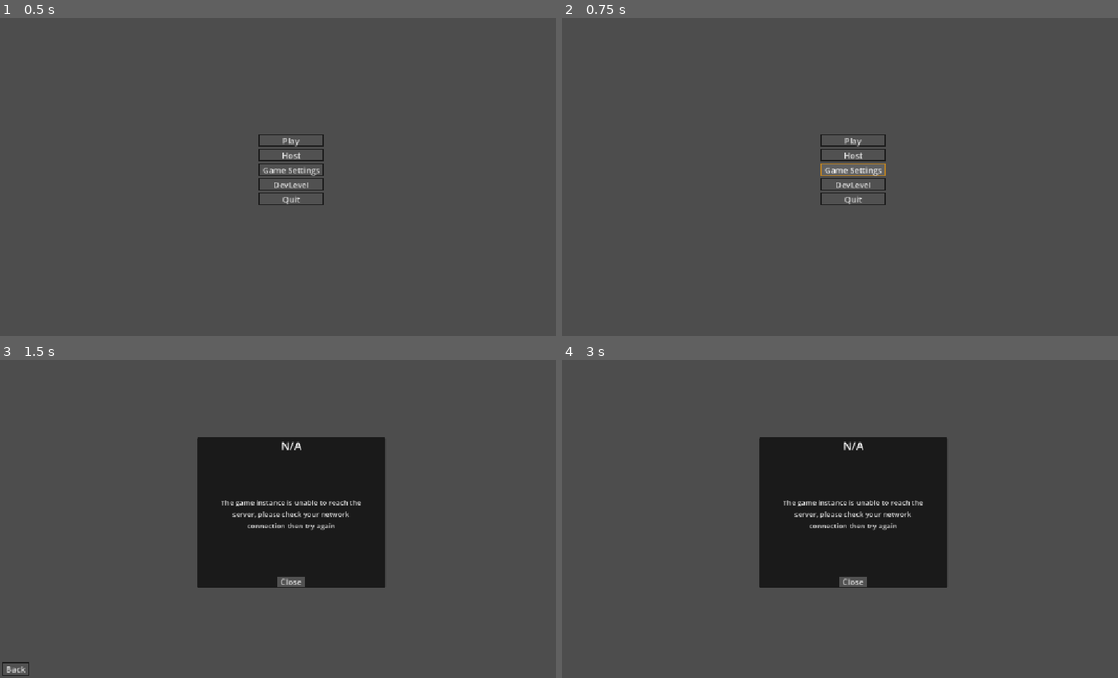
Above: before the commit, frames 1-4 (two rows, left to right).
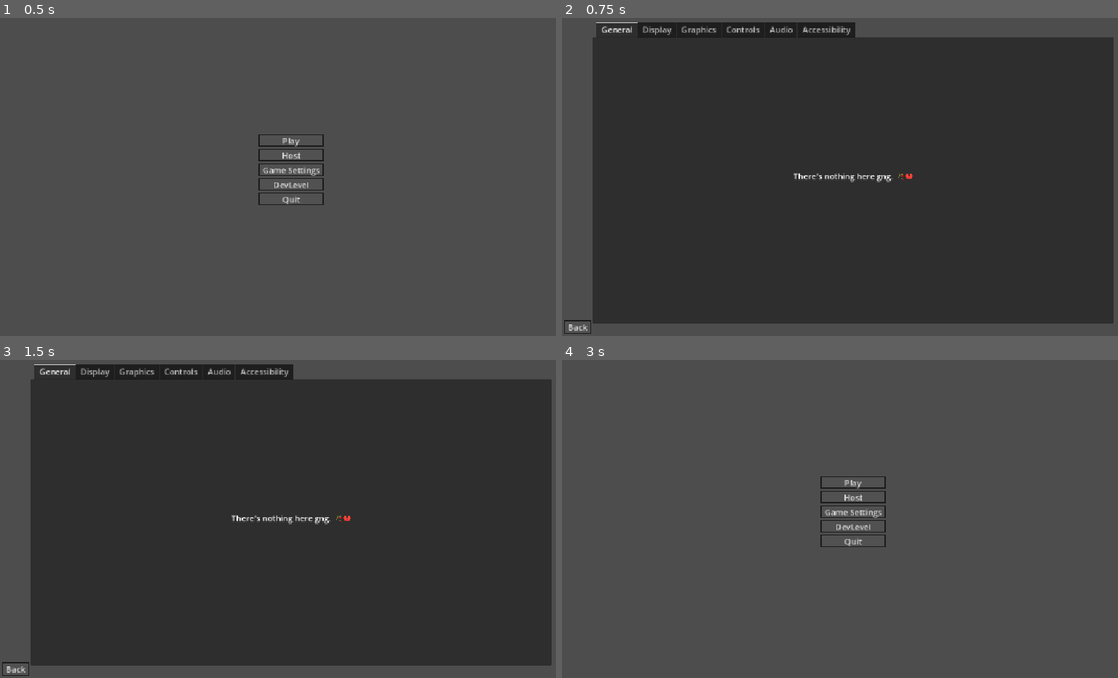
Above: after the commit, the same moments.

Repository: yeet230/multiplayer-base
Game: Godot game, scene res://Scenes/3D/Levels/Game.tscn
Same seed, same stepped clock (60 frames per second), same inputs: the game is played once before the commit and once after it.
Inputs (mouse positions are in pixels of both pictures, inside the frame that each line leads up to):
- Up to frame 1 (0.5 s): no input
- Up to frame 2 (0.75 s): click "Game Settings" at 0.5 s
- Up to frame 3 (1.5 s): click (289, 484) at 1.25 s, where only the run before the commit has a clickable "Play"
- Up to frame 4 (3 s): click (851, 550) at 2 s, where only the run before the commit has a clickable "Join Server"; click "Back" at 2.75 s

Frame 1 is identical in both runs. In frame 2, 86% of the frame differs, in the area x 0-100%, y 1-100%; in frame 3, 71%; in frame 4, 15%.

Commit message:
Wire settings menu and enhance player HUD
Connect settings navigation, add health values to the player HUD, and update command dispatch with server forwarding and teleport support.

Diff:
--- a/Scenes/2D/Menu's/MainMenu.tscn
+++ b/Scenes/2D/Menu's/MainMenu.tscn
@@ -3,8 +3,8 @@
 [ext_resource type="Theme" uid="uid://clmane4tnahtp" path="res://Resources/Menu's/MainMenu.tres" id="1_0nft5"]
 [ext_resource type="Script" uid="uid://yv2w3la70h3r" path="res://Scripts/Menu's/MainMenu.gd" id="1_i26rj"]
 [ext_resource type="PackedScene" uid="uid://bwdt4nq8pr5ke" path="res://Scenes/2D/Menu's/ClientMenu.tscn" id="2_eiy7p"]
+[ext_resource type="PackedScene" uid="uid://gotmx7hx0o7l" path="res://Scenes/2D/Menu's/SettingsMenu.tscn" id="4_favh5"]
 [ext_resource type="PackedScene" uid="uid://d0okxry2sj1hu" path="res://Scenes/2D/Menu's/HostMenuSetup.tscn" id="4_neomk"]
-[ext_resource type="PackedScene" uid="uid://rnt3man7mim7" path="res://SystemMessage.tscn" id="5_favh5"]
 
 [node name="MainMenu" type="Control" unique_id=2020584402]
 layout_mode = 3
@@ -28,11 +28,6 @@
 theme = ExtResource("1_0nft5")
 script = ExtResource("1_i26rj")
 metadata/_custom_type_script = "uid://yv2w3la70h3r"
-
-[node name="ClientMenu" parent="MenuItems/MenuHandler" unique_id=484369215 instance=ExtResource("2_eiy7p")]
-unique_name_in_owner = true
-visible = false
-layout_mode = 1
 
 [node name="MainMenu" type="Control" parent="MenuItems/MenuHandler" unique_id=1422905097]
 unique_name_in_owner = true
@@ -79,23 +74,32 @@
 text = "Quit
 "
 
-[node name="HostMenu" parent="MenuItems/MenuHandler" unique_id=2097086261 instance=ExtResource("4_neomk")]
+[node name="ClientMenu" parent="MenuItems/MenuHandler" unique_id=484369215 node_paths=PackedStringArray("menuController") instance=ExtResource("2_eiy7p")]
 unique_name_in_owner = true
 visible = false
 layout_mode = 1
+menuController = NodePath("..")
+
+[node name="SettingsMenu" parent="MenuItems/MenuHandler" unique_id=1359968138 node_paths=PackedStringArray("menuController") instance=ExtResource("4_favh5")]
+visible = false
+layout_mode = 1
+menuController = NodePath("..")
+
+[node name="HostMenu" parent="MenuItems/MenuHandler" unique_id=2097086261 node_paths=PackedStringArray("menuController") instance=ExtResource("4_neomk")]
+unique_name_in_owner = true
+visible = false
+layout_mode = 1
+menuController = NodePath("..")
 
 [node name="Back" type="Button" parent="MenuItems/MenuHandler" unique_id=1347148991]
+visible = false
 layout_mode = 1
 anchors_preset = 2
 anchor_top = 1.0
 anchor_bottom = 1.0
 offset_left = 4.0
 offset_top = -31.0
-offset_right = 53.0
+offset_right = 57.0
 offset_bottom = -4.0
 grow_vertical = 0
 text = "Back"
-
-[node name="SystemMessage" parent="MenuItems/MenuHandler" unique_id=2107457494 instance=ExtResource("5_favh5")]
-visible = false
-layout_mode = 1
--- a/Scenes/2D/Menu's/SettingsMenu.tscn
+++ b/Scenes/2D/Menu's/SettingsMenu.tscn
@@ -1,4 +1,6 @@
 [gd_scene format=3 uid="uid://gotmx7hx0o7l"]
+
+[ext_resource type="Script" uid="uid://ck1gnhbqrbtop" path="res://Scripts/Menu's/settingsMenu.gd" id="1_b488y"]
 
 [node name="Settings" type="Control" unique_id=1359968138]
 layout_mode = 3
@@ -7,22 +9,28 @@
 anchor_bottom = 1.0
 grow_horizontal = 2
 grow_vertical = 2
+script = ExtResource("1_b488y")
 
 [node name="TabContainer" type="TabContainer" parent="." unique_id=608616011]
 layout_mode = 1
-anchors_preset = 15
-anchor_right = 1.0
-anchor_bottom = 1.0
+anchors_preset = 8
+anchor_left = 0.5
+anchor_top = 0.5
+anchor_right = 0.5
+anchor_bottom = 0.5
+offset_left = -516.0
+offset_top = -298.5
+offset_right = 516.0
+offset_bottom = 298.5
 grow_horizontal = 2
 grow_vertical = 2
-current_tab = 5
+current_tab = 0
 
-[node name="General" type="Label" parent="TabContainer" unique_id=745793051]
-visible = false
+[node name="General" type="Label" parent="TabContainer" unique_id=1432188658]
 layout_mode = 2
 metadata/_tab_index = 0
 
-[node name="VBoxContainer" type="VBoxContainer" parent="TabContainer/General" unique_id=1868706879]
+[node name="VBoxContainer" type="VBoxContainer" parent="TabContainer/General" unique_id=362080684]
 layout_mode = 1
 anchors_preset = 8
 anchor_left = 0.5
@@ -36,61 +44,62 @@
 grow_horizontal = 2
 grow_vertical = 2
 
-[node name="Label" type="Label" parent="TabContainer/General/VBoxContainer" unique_id=526774392]
+[node name="Label" type="Label" parent="TabContainer/General/VBoxContainer" unique_id=1538477653]
 layout_mode = 2
 text = "There's nothing here gng.  🥀💔"
 
-[node name="Display" type="Label" parent="TabContainer" unique_id=173765208]
+[node name="Display" type="Label" parent="TabContainer" unique_id=247805252]
 visible = false
 layout_mode = 2
 metadata/_tab_index = 1
 
-[node name="Label" type="Label" parent="TabContainer/Display" unique_id=2058904916]
+[node name="Label" type="Label" parent="TabContainer/Display" unique_id=127131939]
 layout_mode = 0
 text = "There's nothing here gng.  🥀💔"
 
-[node name="Graphics" type="Label" parent="TabContainer" unique_id=2109769636]
+[node name="Graphics" type="Label" parent="TabContainer" unique_id=924554517]
 visible = false
 layout_mode = 2
 metadata/_tab_index = 2
 
-[node name="Label" type="Label" parent="TabContainer/Graphics" unique_id=1284164487]
+[node name="Label" type="Label" parent="TabContainer/Graphics" unique_id=815217044]
 layout_mode = 0
 text = "There's nothing here gng.  🥀💔"
 
-[node name="Controls" type="Label" parent="TabContainer" unique_id=1202520433]
+[node name="Controls" type="Label" parent="TabContainer" unique_id=780943126]
 visible = false
 layout_mode = 2
 metadata/_tab_index = 3
 
-[node name="Label" type="Label" parent="TabContainer/Controls" unique_id=984141866]
+[node name="Label" type="Label" parent="TabContainer/Controls" unique_id=1873790991]
 layout_mode = 0
 text = "There's nothing here gng.  🥀💔"
 
-[node name="Audio" type="Label" parent="TabContainer" unique_id=1764923191]
+[node name="Audio" type="Label" parent="TabContainer" unique_id=1120195700]
 visible = false
 layout_mode = 2
 metadata/_tab_index = 4
 
-[node name="Label" type="Label" parent="TabContainer/Audio" unique_id=2144471931]
+[node name="Label" type="Label" parent="TabContainer/Audio" unique_id=1251363828]
 layout_mode = 0
 text = "There's nothing here gng. how many times you need to be told ✌️😭"
 
-[node name="Accessibility" type="Label" parent="TabContainer" unique_id=2001926436]
+[node name="Accessibility" type="Label" parent="TabContainer" unique_id=73645567]
+visible = false
 layout_mode = 2
 metadata/_tab_index = 5
 
-[node name="VBoxContainer" type="VBoxContainer" parent="TabContainer/Accessibility" unique_id=1648011481]
+[node name="VBoxContainer" type="VBoxContainer" parent="TabContainer/Accessibility" unique_id=1201043101]
 layout_mode = 0
 offset_right = 40.0
 offset_bottom = 40.0
 
-[node name="AussiMode" type="HBoxContainer" parent="TabContainer/Accessibility/VBoxContainer" unique_id=919899638]
+[node name="AussiMode" type="HBoxContainer" parent="TabContainer/Accessibility/VBoxContainer" unique_id=447129497]
 layout_mode = 2
 
-[node name="Label" type="Label" parent="TabContainer/Accessibility/VBoxContainer/AussiMode" unique_id=819834610]
+[node name="Label" type="Label" parent="TabContainer/Accessibility/VBoxContainer/AussiMode" unique_id=2034958216]
 layout_mode = 2
 text = "Aussdie Mode:"
 
-[node name="CheckButton" type="CheckButton" parent="TabContainer/Accessibility/VBoxContainer/AussiMode" unique_id=264249084]
+[node name="CheckButton" type="CheckButton" parent="TabContainer/Accessibility/VBoxContainer/AussiMode" unique_id=2126843344]
 layout_mode = 2
--- a/Scenes/2D/Player/PlayerUi.tscn
+++ b/Scenes/2D/Player/PlayerUi.tscn
@@ -10,8 +10,8 @@
 shader_parameter/stepify = true
 shader_parameter/value = 1.0
 shader_parameter/count = 4
-shader_parameter/margin = Vector2(0.755, 0)
-shader_parameter/shear_angle = -0.04999995487499997
+shader_parameter/margin = Vector2(0.05, 0)
+shader_parameter/shear_angle = 0.0
 shader_parameter/use_value_gradient = false
 shader_parameter/invert = false
 
@@ -26,21 +26,24 @@
 
 [node name="DebugUI" type="CanvasLayer" parent="." unique_id=1013096440]
 
-[node name="HealthBar" type="ColorRect" parent="DebugUI" unique_id=1010039361]
+[node name="Health" type="HBoxContainer" parent="DebugUI" unique_id=1616324996]
+anchors_preset = 2
+anchor_top = 1.0
+anchor_bottom = 1.0
+offset_top = -28.0
+offset_right = 438.0
+grow_vertical = 0
+
+[node name="HealthBar" type="ColorRect" parent="DebugUI/Health" unique_id=1010039361]
 material = SubResource("ShaderMaterial_n6exp")
-anchors_preset = 7
-anchor_left = 0.5
-anchor_top = 1.0
-anchor_right = 0.5
-anchor_bottom = 1.0
-offset_left = -243.5
-offset_top = -30.0
-offset_right = 243.5
-offset_bottom = -3.0
-grow_horizontal = 2
-grow_vertical = 0
+custom_minimum_size = Vector2(300, 22)
+layout_mode = 2
 size_flags_horizontal = 4
-size_flags_vertical = 8
+size_flags_vertical = 4
+
+[node name="HealthBarText" type="Label" parent="DebugUI/Health" unique_id=711724861]
+layout_mode = 2
+text = "Health: cur/max"
 
 [node name="LeftVBoxContainer" type="VBoxContainer" parent="DebugUI" unique_id=922441176]
 offset_right = 40.0
@@ -69,6 +72,7 @@
 layout_mode = 2
 
 [node name="PlayerCommandUI" parent="DebugUI" unique_id=412367365 instance=ExtResource("2_12qdn")]
+visible = false
 
 [node name="CanvasLayer" type="CanvasLayer" parent="." unique_id=2082961794]
 
--- a/Scripts/Actors/Player/Handler's/PlayerHealthManager.gd
+++ b/Scripts/Actors/Player/Handler's/PlayerHealthManager.gd
@@ -10,6 +10,10 @@
 	if !is_multiplayer_authority(): return
 	curHealth = maxHealth
 
+func setup() -> void:
+	localPlayer.ui.update_healthbar(curHealth, maxHealth)
+
+
 ##Please do not remove this 🥺🥺
 func update_health(newHealth : float) -> void:
 	curHealth = newHealth
--- a/Scripts/Actors/Player/Handler's/PlayerUICommandHandler.gd
+++ b/Scripts/Actors/Player/Handler's/PlayerUICommandHandler.gd
@@ -27,11 +27,13 @@
 func _on_console_input_text_submitted(userCommand: String) -> void:
 	consoleInput.clear()
 	consoleInput.grab_focus()
-	previousInputs.push_front(userCommand)
-	index = -1
+
 
 	if userCommand.strip_edges() == "":
 		return
+
+	previousInputs.push_front(userCommand)
+	index = -1
 
 	log_text("> " + userCommand, Color.YELLOW)
 
@@ -47,10 +49,12 @@
 			log_text("Incorrect number of arguments for the command: " + command, Color.RED)
 			return
 		else:
-			Global.commandHandler.call_command(command, [""])
+			Global.commandHandler.call_command(command)
+
 	else:
 		var args : PackedStringArray = parts.slice(1)
-		Global.commandHandler.call_command(command, args)
+		Global.commandHandler.call_command_with_args(command, [""])
+
 
 func cycle_up_command() -> void:
 	if previousInputs.is_empty(): return
--- a/Scripts/Actors/Player/PlayerController.gd
+++ b/Scripts/Actors/Player/PlayerController.gd
@@ -1,6 +1,6 @@
 class_name Player extends CharacterBase
 
-var ui: PlayerUi
+@onready var ui: PlayerUi
 
 @onready var inputHandler: PlayerInputHandler = $InputHandler
 @onready var movementController: PlayerMovementController = $PlayerMovementController
@@ -13,6 +13,8 @@
 	if !is_multiplayer_authority(): return
 	Global.clientPlayer = self
 	_instantiate_UI()
+
+	playerHealthManager.setup()
 
 	weaponManager._equip_new_weapon(Enum.WEAPON_ID.AK_47)
 
--- a/Scripts/Actors/Player/PlayerUi.gd
+++ b/Scripts/Actors/Player/PlayerUi.gd
@@ -6,7 +6,8 @@
 @onready var idLabel: Label = $DebugUI/LeftVBoxContainer/Id
 @onready var ammoLabel: Label = $DebugUI/RightVBoxContainer/Ammo
 
-@onready var healthBar: ColorRect = $DebugUI/HealthBar
+@onready var healthBar: ColorRect = $DebugUI/Health/HealthBar
+@onready var healthBarLabel: Label = $DebugUI/Health/HealthBarText
 
 func tick() -> void:
 	update_hud()
@@ -18,9 +19,13 @@
 func update_ammo() -> void:
 	ammoLabel.text = str(localPlayer.weaponManager.loadedCount)
 
-func update_healthbar(newHealth : float, maxHealth) -> void:
+func update_healthbar(newHealth : float, maxHealth : int) -> void:
 	var healthPercentage: float = (newHealth / maxHealth)
+	var healthBarText: String = str(int(newHealth), "/", maxHealth)
+
 	healthBar.material.set_shader_parameter("value", healthPercentage)
+	healthBarLabel.text = healthBarText
+
 
 func hit_confirm() -> void:
 	pass
--- a/Scripts/Custom Nodes/CommandSystem.gd
+++ b/Scripts/Custom Nodes/CommandSystem.gd
@@ -45,11 +45,17 @@
 	return result
 
 
-func call_command(command : String, args : PackedStringArray) -> void:
-	if does_command_have_args(command):
-		clientCommands[command].call(args)
-	else:
-		clientCommands[command].call()
+func call_command(command : String) -> void:
+	clientCommands[command].call()
+
+	if serverCommands.has(command):
+		serverCommands[command].rpc_id(1)
+
+func call_command_with_args(command : String, args : PackedStringArray) -> void:
+	clientCommands[command].call(args)
+
+	if serverCommands.has(command):
+		serverCommands[command].rpc_id(1, args)
 
 
 #region Commands
@@ -64,21 +70,19 @@
 			log_text("- " + cmd, Color.CYAN)
 #
 #
-func _command_player_teleport(_args : PackedStringArray) -> void:
-	pass
+func _command_player_teleport(args : PackedStringArray) -> void:
+	if args.size() != 3:
+		log_text("Expected 3 float arguments for the command", Color.RED)
+		return
 
-	#if args.size() != 3:
-		#log_text("Expected 3 integer arguments for the command: tp", Color.RED)
-		#return
-	#
-	#var new_pos : Vector3 = Vector3(float(args[0]), float(args[1]), float(args[2]))
-	#
-	#for i in 3:
-		#if args[i].contains("+") or args[i].contains("-"):
-			#new_pos[i] = player.global_position[i] + float(args[i])
-	#
-	#player.global_position = new_pos
-	#log_text("Successfully teleported the player to: " + str(new_pos), Color.CYAN)
+	var new_pos : Vector3 = Vector3(float(args[0]), float(args[1]), float(args[2]))
+
+	for i in 3:
+		if args[i].contains("+") or args[i].contains("-"):
+			new_pos[i] = Global.clientPlayer.global_position[i] + float(args[i])
+
+	Global.clientPlayer.global_position = new_pos
+	log_text("Successfully teleported the player to: " + str(new_pos), Color.CYAN)
 
 
 func _command_player_freecam() -> void:
--- a/Scripts/Menu's/ClientMenu.gd
+++ b/Scripts/Menu's/ClientMenu.gd
@@ -1,4 +1,6 @@
 extends Control
+
+@export var menuController: MainMenu
 
 @onready var ipInput: LineEdit = $MainVboxContainer/VBoxContainer/IpInput
 @onready var portInput: LineEdit = $MainVboxContainer/VBoxContainer/PortInput
--- a/Scripts/Menu's/HostmenuSetup.gd
+++ b/Scripts/Menu's/HostmenuSetup.gd
@@ -1,4 +1,7 @@
 extends Control
+
+@export var menuController: MainMenu
+
 
 @onready var mapSelector: OptionButton = $VBoxContainer/HBoxContainer/Map
 
--- a/Scripts/Menu's/MainMenu.gd
+++ b/Scripts/Menu's/MainMenu.gd
@@ -15,6 +15,7 @@
 @onready var mainMenu: Control = %MainMenu
 @onready var clientMenu: Control = %ClientMenu
 @onready var hostMenu: Control = %HostMenu
+@onready var settingsMenu: Control = $SettingsMenu
 
 
 @onready var displayElementsCanvasLayer: CanvasLayer = $"../../DisplayElements"
@@ -36,6 +37,7 @@
 		mainMenu,
 		clientMenu,
 		hostMenu,
+		settingsMenu,
 	]
 
 	_auto_mode_set()
@@ -46,7 +48,7 @@
 
 	playButton.pressed.connect(_on_play_pressed)
 	hostButton.pressed.connect(_on_host_pressed)
-	#gameSettingsButton.pressed.connect()
+	gameSettingsButton.pressed.connect(_on_settings_pressed)
 	quickJoinButton.pressed.connect(_on_quick_join_pressed)
 	quitButton.pressed.connect(_on_quit_pressed)
 	backButton.pressed.connect(_on_back_pressed)
@@ -109,22 +111,11 @@
 	_spawn_system_message(reason, desc)
 	set_canvas_items_visibility(true)
 
-
-
-
-
-
+func _on_settings_pressed() -> void:
+	_change_menu_level(settingsMenu)
 
 func _on_play_pressed() -> void:
 	_change_menu_level(clientMenu)
-	var reason: String = "N/A"
-	var desc: String = ":0"
-	desc = "The game instance is unable to reach the server, please check your network connection then try again"
-
-
-	print("disconnected")
-
-	_spawn_system_message(reason, desc)
 
 func _on_quit_pressed() -> void:
 	get_tree().quit()
--- /dev/null
+++ b/Scripts/Menu's/settingsMenu.gd
@@ -0,0 +1,4 @@
+extends Control
+
+
+@export var menuController: MainMenu
--- a/Shaders/HealthBar.gdshader
+++ b/Shaders/HealthBar.gdshader
@@ -70,7 +70,6 @@
 	// Calculate each segment independently
 	for (int i = 0; i < count; i++) {
 		float segment_start = float(i) / bar_count;
-		float segment_end = float(i + 1) / bar_count;
 
 		// How much of this segment is filled
 		float segment_fill = clamp(
@@ -79,28 +78,16 @@
 			1.0
 		);
 
-		// Segment position
-		float segment_uv = (uv.x - segment_start) / bar_size;
+		// Segment width, accounting for margins
+		float segment_width = segment_fill * (bar_size - separation_width);
 
-		// Shrink the segment from its right edge
-		float segment_width = segment_fill * (1.0 - margin.x);
-
-		// Center the shrinking segment within its original space
-		float segment_center = segment_start + bar_size * 0.5;
-
-		float local_x = uv.x - segment_center;
-
+		// Shrink from right to left, keeping the left edge fixed
 		float segment_shape = step(
-			- segment_width * 0.5,
-			local_x
+			segment_start + separation_width * 0.5,
+			uv.x
 		) * step(
-			local_x,
-			segment_width * 0.5
-		);
-
-		float segment_y = square_shape(
-			vec2(uv.y, uv.y),
-			vec2(1.0, 1.0 - margin.y)
+			uv.x,
+			segment_start + segment_width + separation_width * 0.5
 		);
 
 		// Vertical bounds
Not shown, added: Scripts/Menu's/settingsMenu.gd.uid
